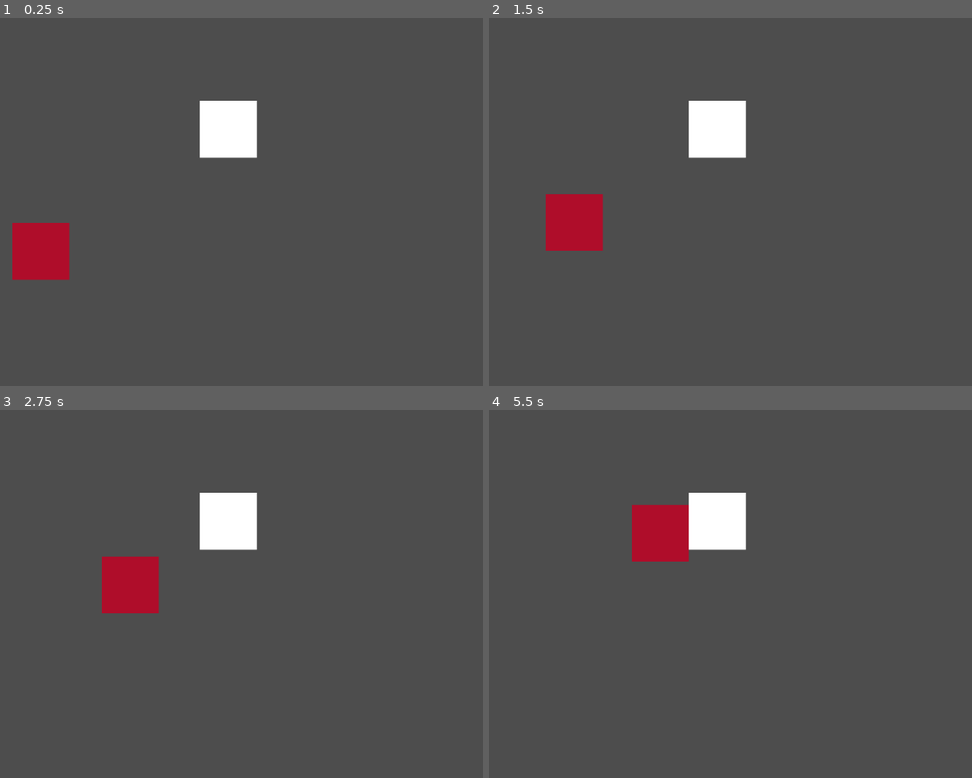
Above: before the commit, frames 1-4 (two rows, left to right).
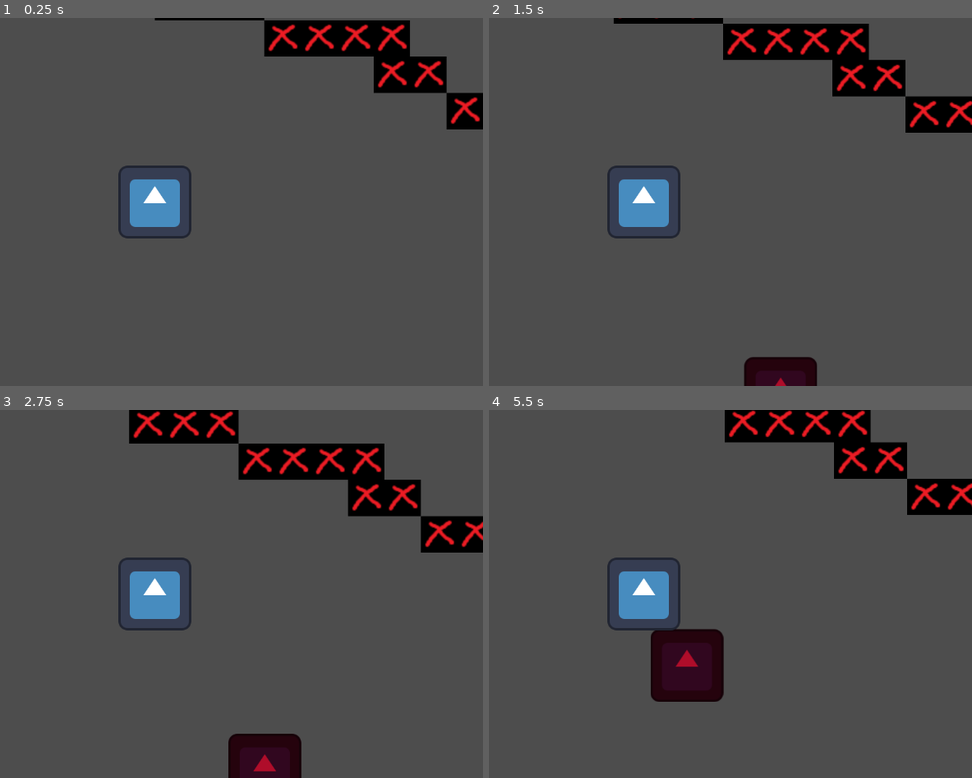
Above: after the commit, the same moments.

Repository: kedrickfudala/NecromancerGame
Game: Godot game, scene res://level.tscn
Same seed, same stepped clock (60 frames per second), same inputs: the game is played once before the commit and once after it. The engine's default icon, where the game draws it, is replaced by a stand-in: a white triangle on a blue panel in a dark square.
Inputs (mouse positions are in pixels of both pictures, inside the frame that each line leads up to):
- Up to frame 1 (0.25 s): no input
- Up to frame 2 (1.5 s): tap Enter at 0.5 s; move the mouse to (788, 183) at 0.52 s; move the mouse to (513, 220) at 1.27 s
- Up to frame 3 (2.75 s): move the mouse to (222, 513) at 2.02 s
- Up to frame 4 (5.5 s): move the mouse to (609, 667) at 2.77 s; move the mouse to (841, 649) at 3.52 s; move the mouse to (outside the picture) at 4.27 s; move the mouse to (677, 594) at 5.02 s

The runs differ from the first frame. In frame 1, 11% of the frame differs, in the area x 2-100%, y 0-72%; in frame 2, 13%; in frame 3, 14%, in the area x 21-100%, y 0-100%; in frame 4, 14%.

Commit message:
merged changes and added tilemap

Diff:
--- a/enemy_test.gd
+++ b/enemy_test.gd
@@ -1,7 +1,7 @@
 extends CharacterBody2D
 
 @export var speed : int = 75
-@onready var player = get_tree().get_root().get_node("MainScene/playerX")
+@onready var player = get_tree().get_root().get_node("MainScene/Player")
 @onready var alive: bool = true
 @onready var health: int = 1
 
--- a/enemy_test.tscn
+++ b/enemy_test.tscn
@@ -1,14 +1,16 @@
-[gd_scene load_steps=6 format=3 uid="uid://4t3ok12pxdo"]
+[gd_scene load_steps=6 format=3 uid="uid://btwp22n2foufp"]
 
 [ext_resource type="Script" path="res://enemy_test.gd" id="1_bh17x"]
-
-[sub_resource type="CanvasTexture" id="CanvasTexture_l5ks4"]
+[ext_resource type="Texture2D" uid="uid://djleevtuseepu" path="res://icon.svg" id="2_351mp"]
 
 [sub_resource type="RectangleShape2D" id="RectangleShape2D_v6x05"]
+size = Vector2(25.8, 25.2)
 
 [sub_resource type="RectangleShape2D" id="RectangleShape2D_p0two"]
+size = Vector2(25.6, 25.8)
 
 [sub_resource type="RectangleShape2D" id="RectangleShape2D_5drff"]
+size = Vector2(25.4, 25)
 
 [node name="enemyTest" type="CharacterBody2D"]
 script = ExtResource("1_bh17x")
@@ -16,25 +18,23 @@
 [node name="Sprite2D" type="Sprite2D" parent="."]
 modulate = Color(0.686275, 0.0509804, 0.164706, 1)
 position = Vector2(50, 50)
-scale = Vector2(100, 100)
-texture = SubResource("CanvasTexture_l5ks4")
+texture = ExtResource("2_351mp")
 
 [node name="CollisionShape2D" type="CollisionShape2D" parent="."]
-visible = false
-position = Vector2(50, 50)
+position = Vector2(48.5, 50)
 scale = Vector2(5, 5)
 shape = SubResource("RectangleShape2D_v6x05")
 
 [node name="Hurtbox" type="Area2D" parent="."]
 
 [node name="CollisionShape2D" type="CollisionShape2D" parent="Hurtbox"]
-position = Vector2(50, 50)
+position = Vector2(48, 49.5)
 scale = Vector2(5, 5)
 shape = SubResource("RectangleShape2D_p0two")
 
 [node name="Hitbox" type="Area2D" parent="."]
 
 [node name="CollisionShape2D" type="CollisionShape2D" parent="Hitbox"]
-position = Vector2(50, 50)
+position = Vector2(49.5, 50.5)
 scale = Vector2(5, 5)
 shape = SubResource("RectangleShape2D_5drff")
--- a/level.tscn
+++ b/level.tscn
@@ -1,12 +1,27 @@
-[gd_scene load_steps=3 format=3 uid="uid://ctbtgadwambgd"]
+[gd_scene load_steps=6 format=3 uid="uid://bcf851g6td1bw"]
 
-[ext_resource type="PackedScene" uid="uid://4t3ok12pxdo" path="res://enemy_test.tscn" id="1_1mtxb"]
-[ext_resource type="PackedScene" uid="uid://cvx5ghbb7wibo" path="res://player_x.tscn" id="2_t8gnw"]
+[ext_resource type="PackedScene" uid="uid://btwp22n2foufp" path="res://enemy_test.tscn" id="1_1mtxb"]
+[ext_resource type="PackedScene" uid="uid://f77s1jxtat02" path="res://player.tscn" id="2_y3u26"]
+[ext_resource type="Texture2D" uid="uid://b5bbakkf1bhmb" path="res://Wall.png" id="3_f7ljh"]
+
+[sub_resource type="TileSetAtlasSource" id="TileSetAtlasSource_3hpxv"]
+texture = ExtResource("3_f7ljh")
+texture_region_size = Vector2i(32, 32)
+0:0/0 = 0
+
+[sub_resource type="TileSet" id="TileSet_bjusa"]
+tile_size = Vector2i(32, 32)
+sources/0 = SubResource("TileSetAtlasSource_3hpxv")
 
 [node name="MainScene" type="Node2D"]
 
 [node name="enemyTest" parent="." instance=ExtResource("1_1mtxb")]
 position = Vector2(310, 371)
 
-[node name="playerX" parent="." instance=ExtResource("2_t8gnw")]
-position = Vector2(655, 146)
+[node name="Player" parent="." instance=ExtResource("2_y3u26")]
+
+[node name="TileMap" type="TileMap" parent="."]
+scale = Vector2(2, 2)
+tile_set = SubResource("TileSet_bjusa")
+format = 2
+layer_0/tile_data = PackedInt32Array(-983040, 0, 0, -458752, 0, 0, -393216, 0, 0, -393215, 0, 0, -393214, 0, 0, -327677, 0, 0, -327676, 0, 0, -327675, 0, 0, -327674, 0, 0, -262138, 0, 0, -262137, 0, 0, -196600, 0, 0, -196599, 0, 0, -196598, 0, 0, -131061, 0, 0, -131060, 0, 0, -65524, 0, 0, -65523, 0, 0, 13, 0, 0, 65549, 0, 0, 131085, 0, 0, 196621, 0, 0)
--- a/level_2.tscn
+++ /dev/null
@@ -1,13 +0,0 @@
-[gd_scene load_steps=3 format=3 uid="uid://cwkvedrljfsul"]
-
-[ext_resource type="PackedScene" uid="uid://f77s1jxtat02" path="res://player.tscn" id="1_xv41v"]
-
-[sub_resource type="TileSet" id="TileSet_cn1fw"]
-
-[node name="Level2" type="Node2D"]
-
-[node name="Player" parent="." instance=ExtResource("1_xv41v")]
-
-[node name="TileMap" type="TileMap" parent="."]
-tile_set = SubResource("TileSet_cn1fw")
-format = 2
--- a/player_x.tscn
+++ /dev/null
@@ -1,18 +0,0 @@
-[gd_scene load_steps=3 format=3 uid="uid://cvx5ghbb7wibo"]
-
-[sub_resource type="CanvasTexture" id="CanvasTexture_v16qf"]
-
-[sub_resource type="RectangleShape2D" id="RectangleShape2D_lhvoy"]
-
-[node name="playerX" type="CharacterBody2D"]
-
-[node name="Sprite2D" type="Sprite2D" parent="."]
-position = Vector2(50, 50)
-scale = Vector2(100, 100)
-texture = SubResource("CanvasTexture_v16qf")
-
-[node name="CollisionShape2D" type="CollisionShape2D" parent="."]
-visible = false
-position = Vector2(50, 50)
-scale = Vector2(5, 5)
-shape = SubResource("RectangleShape2D_lhvoy")
Binary file added: Wall.png
Not shown, added: Wall.png.import
Not shown: 1 places in body.tscn that only renumber resources
